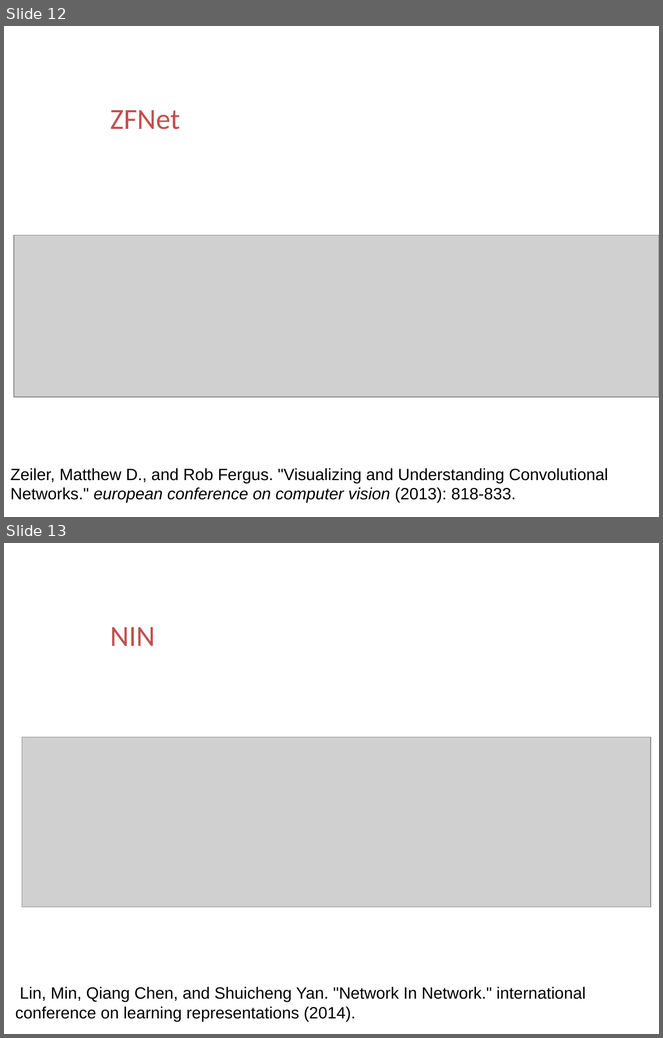
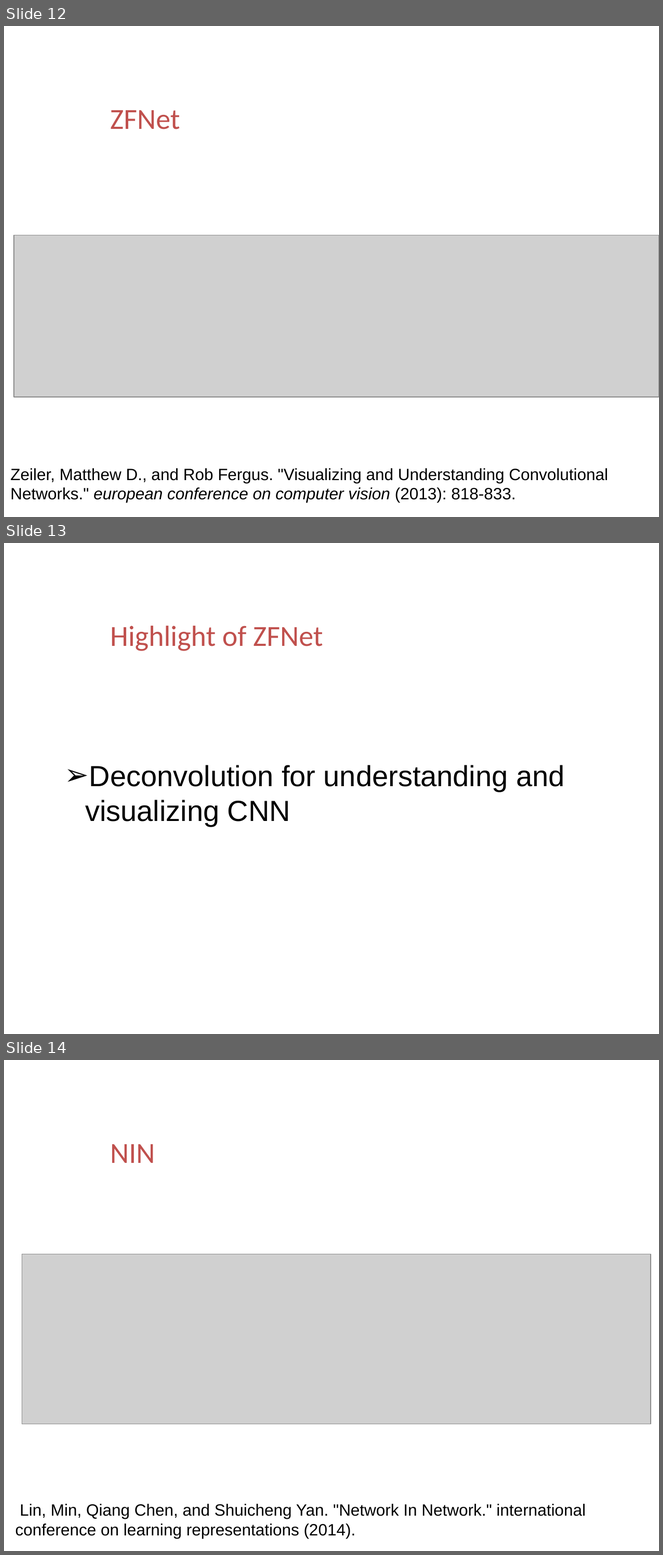
Before and after one commit to ttomchy/CV_2Project, a slide deck: presentation.pptx. Shown one above the other, each under a label of ours: slides 12 and 13 before the commit, slides 12, 13 and 14 after it. The pictures are 663x1038 and 663x1555 pixels, drawn with LibreOffice and Linux fonts; fonts in the diff are those of the drawing; grey boxes stand for pictures; background and template pictures are left out. Boxes give left, top, right and bottom in pixels: in the first picture for what was removed or moved away, otherwise in the second. Text is boxed around its words. In the diff, an @@ line names an element or a change of style, - is before the commit and + after.

```diff
--- a/presentation.pptx
+++ b/presentation.pptx
@@ slide 13 added at (4,543,659,1034), background picture (left out) @@
@@ text added at (110,626,323,651), 32 pt, text #C0504D @@
+Highlight of ZFNet
@@ text added at (85,765,565,827), 32 pt, text #000000 @@
+➢ Deconvolution for understanding and visualizing CNN
@@ what was slide 13 is now slide 14 @@
```
Also in this commit, not shown: 2 slides changed.
